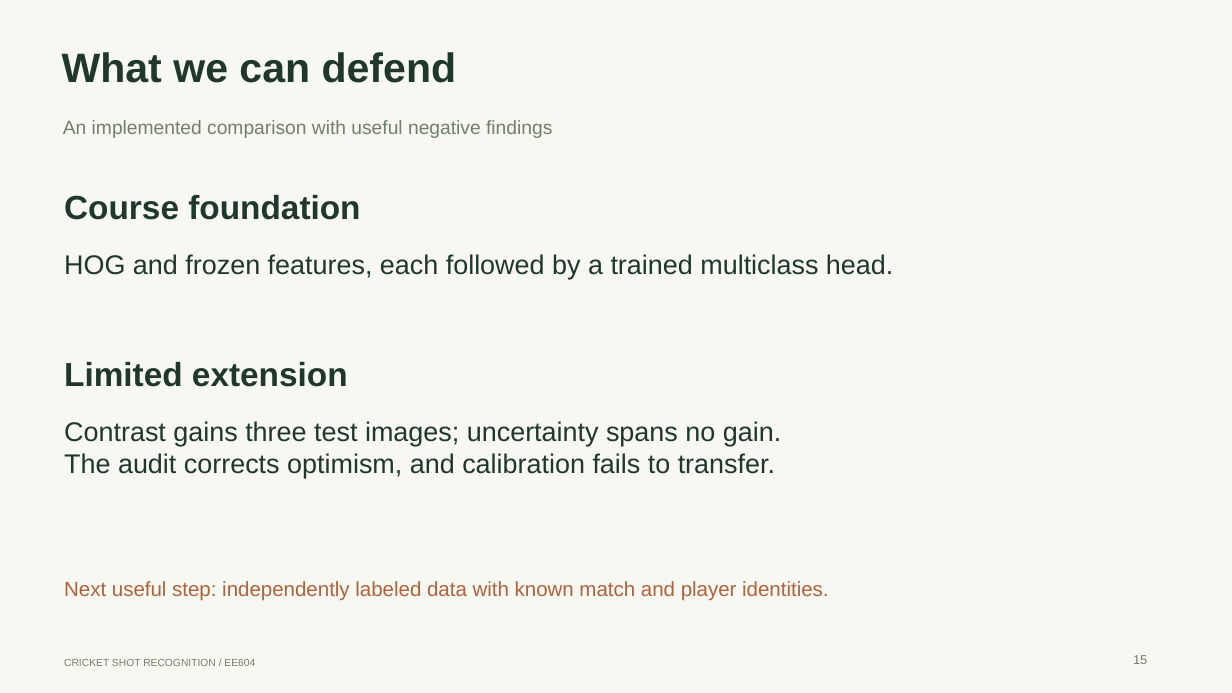
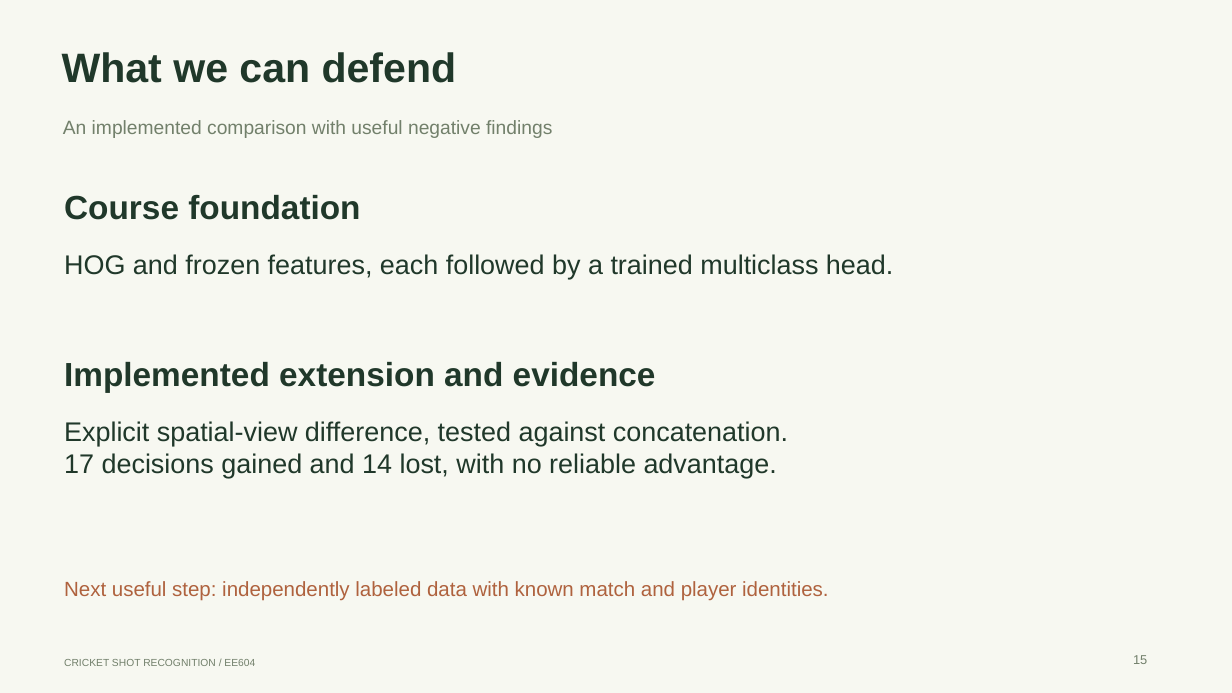
Before and after one commit to hrushikeshroop/cricket-shot-recognition-ee604, a slide deck: slide 15 of output/presentation/CricketShot_Presentation.pptx. Drawn at 1232x693 pixels with LibreOffice and Linux fonts; fonts in the diff are those of the drawing. Boxes give left, top, right and bottom in pixels: in the first picture for what was removed or moved away, otherwise in the second. Text is boxed around its words. In the diff, an @@ line names an element or a change of style, - is before the commit and + after.

```diff
--- a/output/presentation/CricketShot_Presentation.pptx
+++ b/output/presentation/CricketShot_Presentation.pptx
@@ text at [64,362,656,392]: text changed @@
-Limited extension
+Implemented extension and evidence
@@ text at [64,421,788,478]: text changed @@
-Contrast gains three test images; uncertainty spans no gain.
-The audit corrects optimism, and calibration fails to transfer.
+Explicit spatial-view difference, tested against concatenation.
+17 decisions gained and 14 lost, with no reliable advantage.
```
Also in this commit, not shown: 4 other slides changed, 1 slide added, 1 slide removed, 38 other files.
